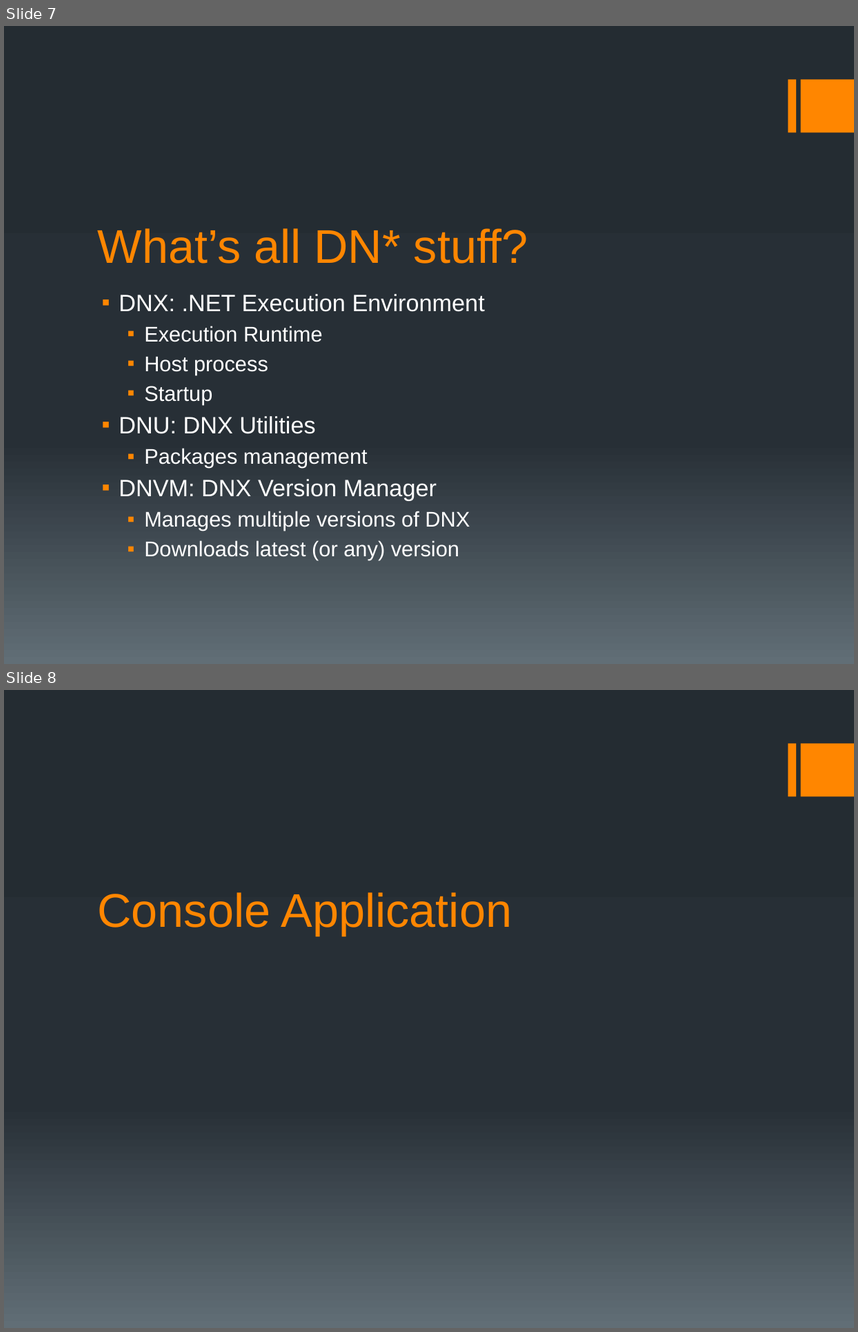
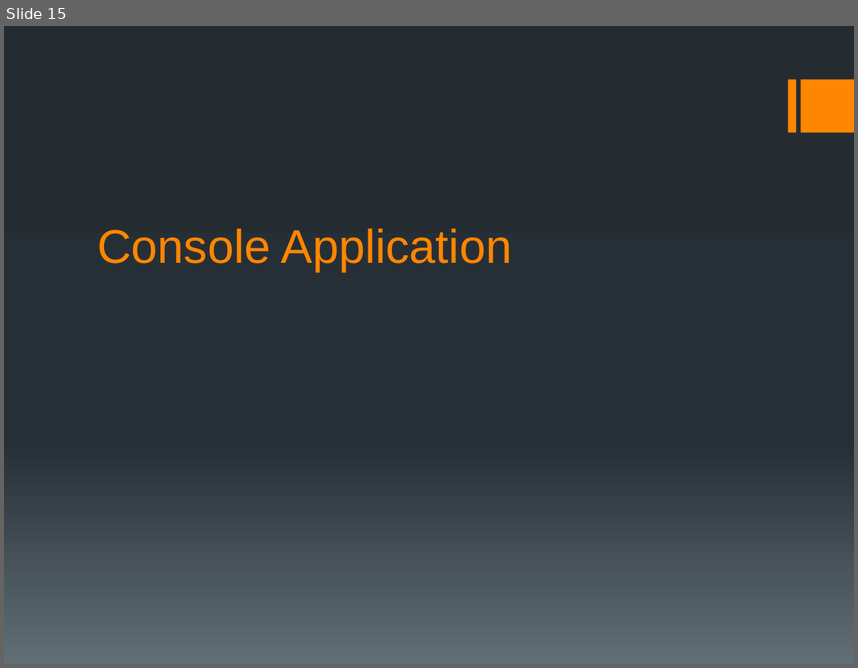
Before and after one commit to simonech/MeetASPNETCoreAtCG16, a slide deck: MeetASPNETCore.pptx. Shown one above the other, each under a label of ours: slides 7 and 8 before the commit, slide 15 after it. The pictures are 858x1332 and 858x668 pixels, drawn with LibreOffice and Linux fonts; fonts in the diff are those of the drawing. Boxes give left, top, right and bottom in pixels: in the first picture for what was removed or moved away, otherwise in the second. Text is boxed around its words. In the diff, an @@ line names an element or a change of style, - is before the commit and + after.

```diff
--- a/MeetASPNETCore.pptx
+++ b/MeetASPNETCore.pptx
@@ slide 7 removed at (4, 26, 854, 664), background gradient #242C33 to #273037 to #636D76; not listed: 2 template elements that a slide beside it also shows @@
@@ title removed at (98, 228, 528, 263) @@
-What’s all DN* stuff?
@@ text removed at (119, 294, 485, 560) @@
-▪ DNX: .NET Execution Environment
-  ▪ Execution Runtime
-  ▪ Host process
-  ▪ Startup
-▪ DNU: DNX Utilities
-  ▪ Packages management
-▪ DNVM: DNX Version Manager
-  ▪ Manages multiple versions of DNX
-  ▪ Downloads latest (or any) version
@@ what was slide 8 is now slide 15 @@
```
Also in this commit, not shown: 9 slides changed, 9 slides added, 1 other slide removed, 18 other files.
